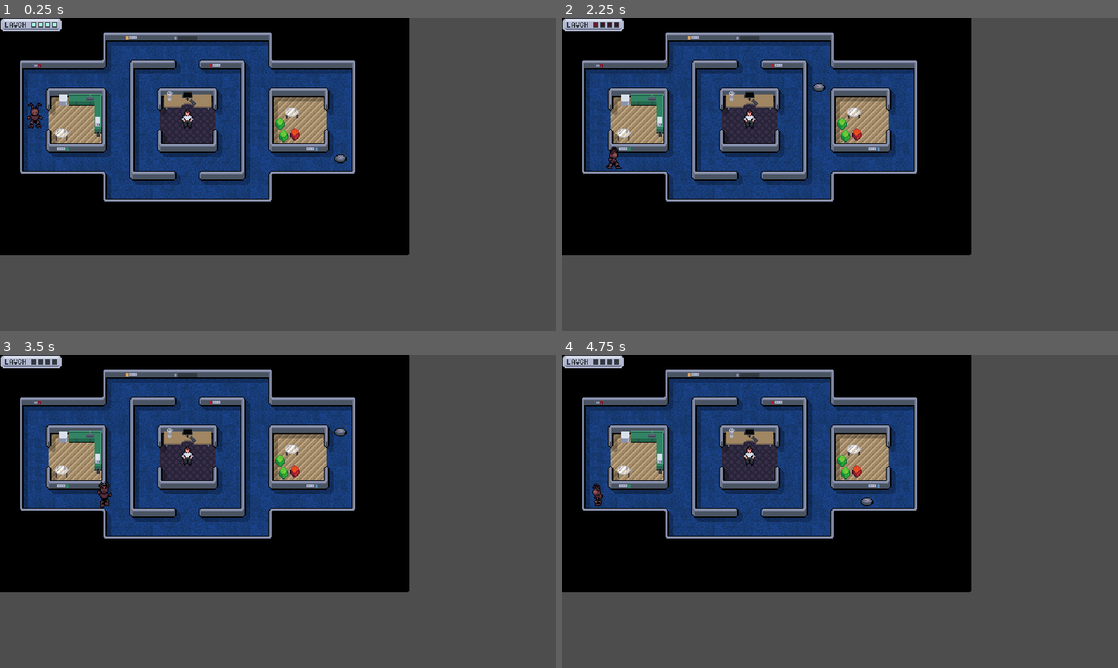
Above: before the commit, frames 1-4 (two rows, left to right).
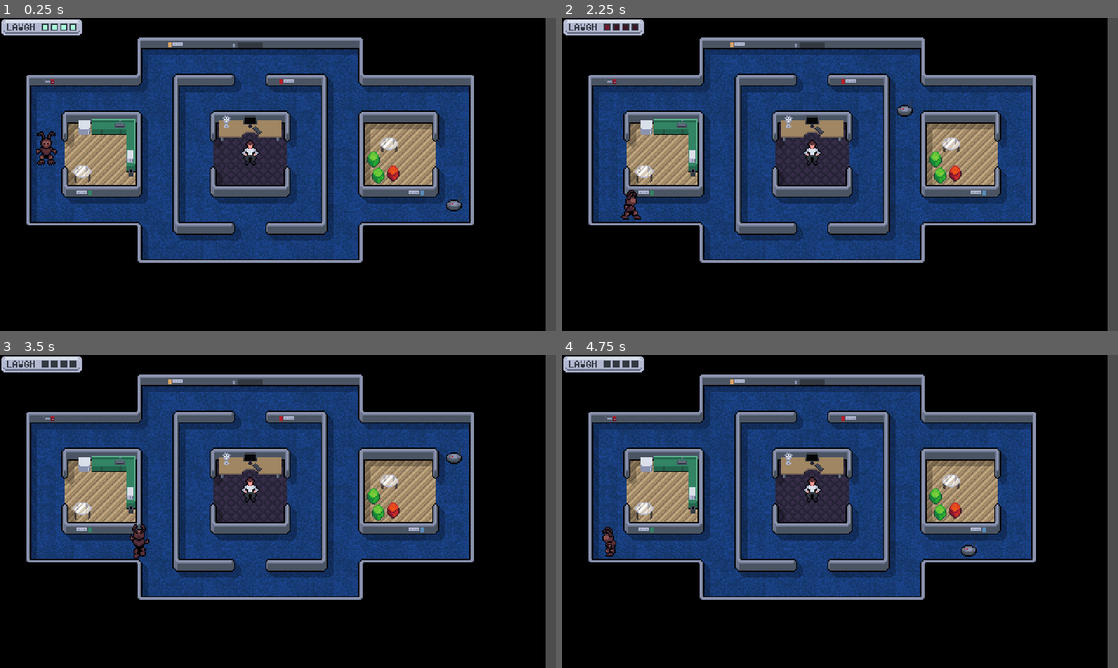
Above: after the commit, the same moments.

Repository: Byteron/NotFreddys
Game: Godot game, scene res://src/level/level.tscn
Two runs of this game, one before a commit and one after it. Both use one fixed random seed, a clock stepped at 60 frames per second and the inputs below.
Inputs:
- Up to frame 1 (0.25 s): no input
- Up to frame 2 (2.25 s): hold D (move_right) 0.53-1.28 s; hold E (interact) 0.53-1.28 s; hold S (move_down) 1.28-2.03 s; tap E (interact) at 1.35 s; hold D (move_right) from 2.03 s (still down); hold E (interact) from 2.03 s (still down)
- Up to frame 3 (3.5 s): release D (move_right) at 2.78 s; release E (interact) at 2.78 s; hold W (move_up) from 2.78 s (still down); tap E (interact) at 2.85 s
- Up to frame 4 (4.75 s): release W (move_up) at 3.53 s; hold E (interact) 3.53-4.28 s; hold A (move_left) from 3.53 s (still down); tap E (interact) at 4.35 s

The runs differ from the first frame. In frame 1, 80% of the frame differs, in the area x 0-99%, y 0-100%; in frame 2, 80%; in frame 3, 80%; in frame 4, 80%.

Commit message:
changed viewport size

Diff:
--- a/project.godot
+++ b/project.godot
@@ -17,10 +17,10 @@
 
 [display]
 
-window/size/viewport_width=640
-window/size/viewport_height=360
-window/size/window_width_override=1280
-window/size/window_height_override=720
+window/size/viewport_width=480
+window/size/viewport_height=270
+window/size/window_width_override=1440
+window/size/window_height_override=810
 window/stretch/mode="canvas_items"
 
 [input]
